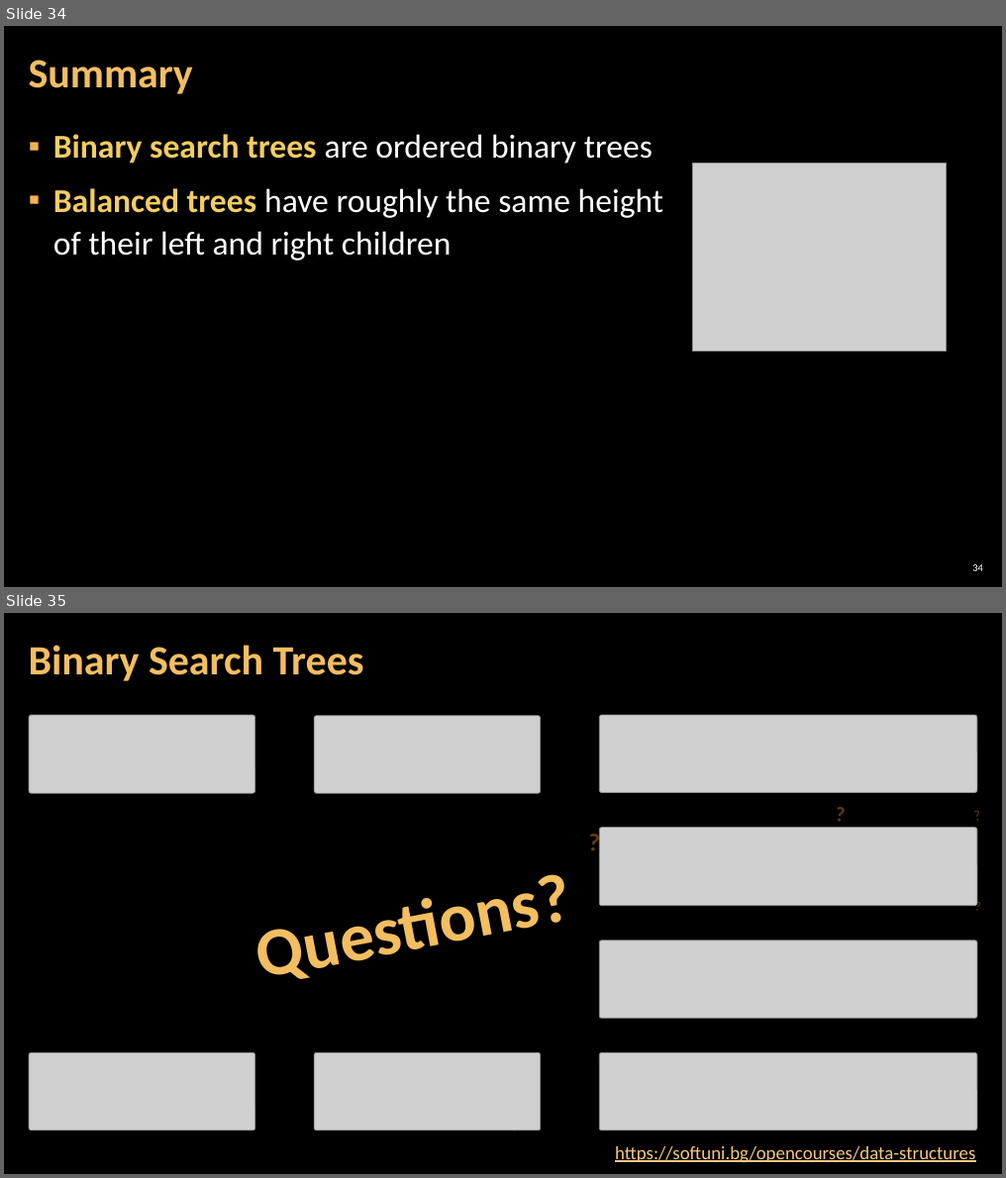
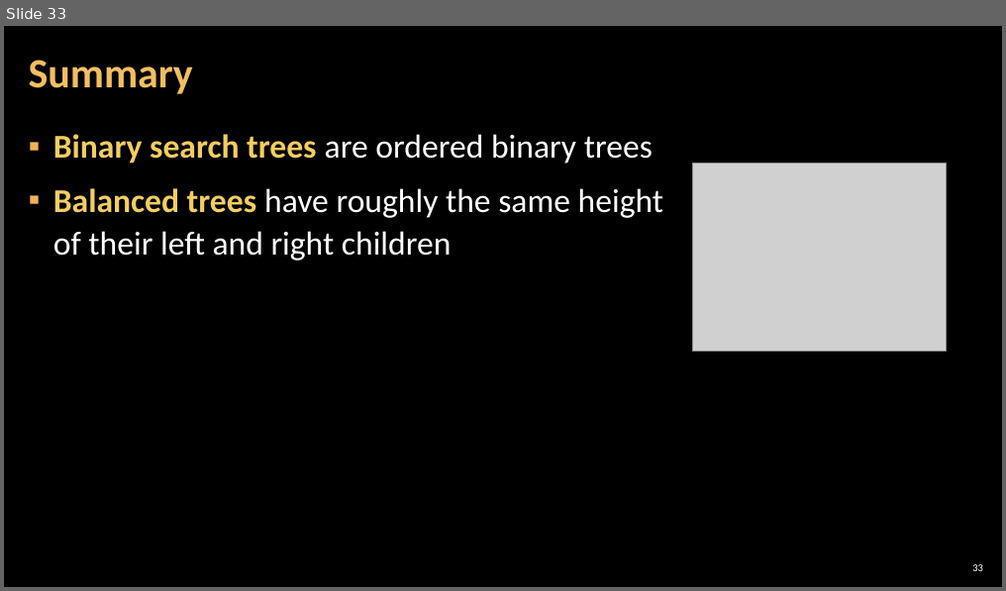
Before and after one commit to astambi/Data-Structures, a slide deck: 00-Resources/04. Data-Structures-Binary-Search-Trees.pptx. Shown one above the other, each under a label of ours: slides 34 and 35 before the commit, slide 33 after it. The pictures are 1006x1178 and 1006x591 pixels, drawn with LibreOffice and Linux fonts; fonts in the diff are those of the drawing; grey boxes stand for pictures; background and template pictures are left out. Boxes give left, top, right and bottom in pixels: in the first picture for what was removed or moved away, otherwise in the second. Text is boxed around its words. In the diff, an @@ line names an element or a change of style, - is before the commit and + after.

```diff
--- a/00-Resources/04. Data-Structures-Binary-Search-Trees.pptx
+++ b/00-Resources/04. Data-Structures-Binary-Search-Trees.pptx
@@ slide 35 removed at bbox=[4, 613, 1002, 1174], background picture (left out) @@
@@ title removed at bbox=[29, 645, 364, 681] @@
-Binary Search Trees
@@ picture removed at bbox=[29, 715, 254, 793] @@
@@ picture removed at bbox=[314, 716, 540, 793] @@
@@ picture removed at bbox=[599, 715, 977, 792] @@
@@ text removed at bbox=[827, 796, 854, 831] @@
-?
@@ text removed at bbox=[964, 801, 990, 831] @@
-?
@@ text removed at bbox=[223, 850, 602, 996] @@
-Questions?
@@ text removed at bbox=[580, 822, 609, 861] @@
-?
@@ picture removed at bbox=[599, 828, 977, 906] @@
@@ text removed at bbox=[966, 894, 991, 919] @@
-?
@@ picture removed at bbox=[599, 941, 977, 1019] @@
@@ text removed at bbox=[751, 942, 779, 975] @@
-?
@@ text removed at bbox=[945, 996, 966, 1019] @@
-?
@@ picture removed at bbox=[29, 1054, 254, 1131] @@
@@ picture removed at bbox=[314, 1054, 540, 1131] @@
@@ picture removed at bbox=[599, 1054, 977, 1131] @@
@@ text removed at bbox=[500, 1111, 527, 1141] @@
-?
@@ text removed at bbox=[615, 1147, 975, 1163] @@
-https://softuni.bg/opencourses/data-structures
@@ what was slide 34 is now slide 33 @@
@@ page number at bbox=[972, 565, 983, 571]: text changed @@
-34
+33
```
Also in this commit, not shown: 3 other slides removed, 2 other files.
